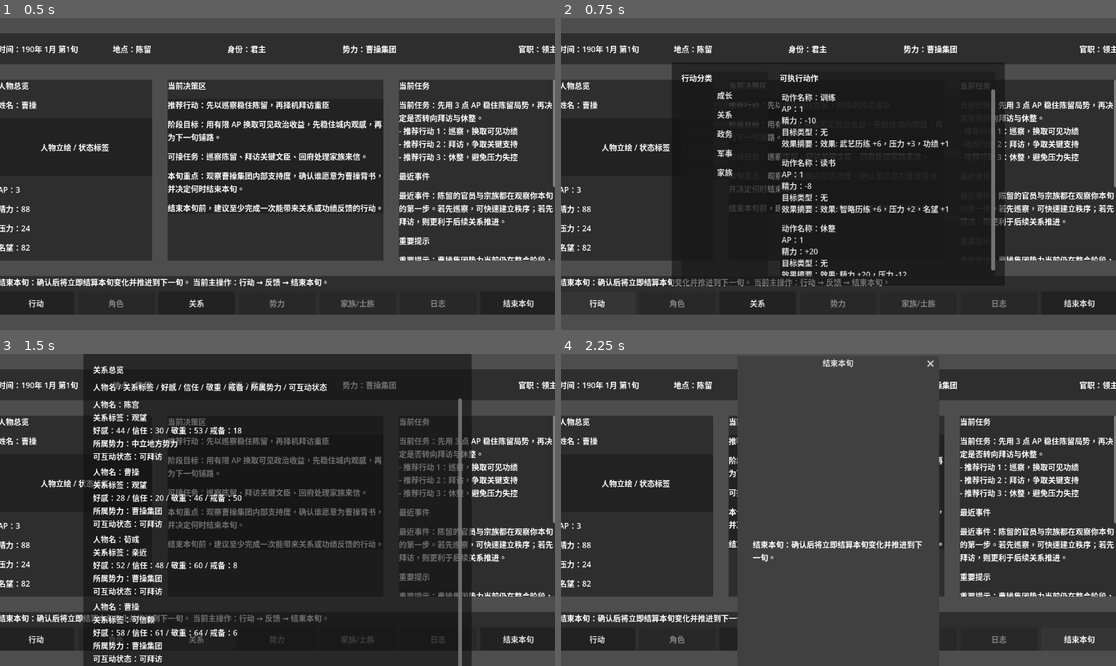
Above: before the commit, frames 1-4 (two rows, left to right).
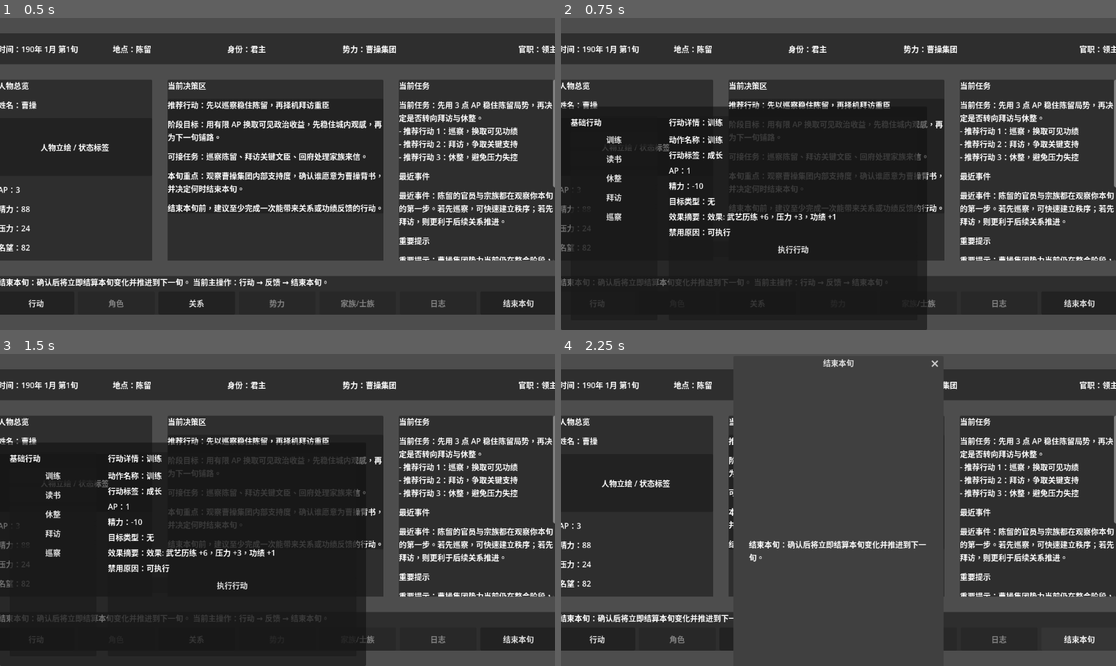
Above: after the commit, the same moments.

Repository: brand6/three-kingdoms-simulator
Game: Godot game, scene res://scenes/main/MainScene.tscn
Two runs of this game, one before a commit and one after it. Both use one fixed random seed, a clock stepped at 60 frames per second and the inputs below.
Inputs:
- Up to frame 1 (0.5 s): no input
- Up to frame 2 (0.75 s): click "行动" at 0.5 s
- Up to frame 3 (1.5 s): click "关系" at 1.25 s
- Up to frame 4 (2.25 s): click "结束本旬" at 2 s

Frame 1 is identical in both runs. In frame 2, 19% of the frame differs, in the area x 0-80%, y 14-100%; in frame 3, 24%, in the area x 0-85%, y 0-100%; in frame 4, 1.2%.
Error before the commit: Parse Error: Cannot infer the type of "left" variable because the value doesn't have a set type. (res://scripts/ui/CharacterSelectorDialog.gd:114)

Commit message:
feat(02-06): wire floating menu and shared selector flow
- replace category-first action popup with five-action left rail and detail pane

- route visit and relation through the shared sortable selector and profile panel

Diff:
--- /dev/null
+++ b/three-kingdoms-simulator/scripts/tests/phase2_hud_menu_selector_regression.gd
@@ -0,0 +1,75 @@
+extends SceneTree
+
+const MAIN_SCENE := preload("res://scenes/main/MainScene.tscn")
+
+
+func _init() -> void:
+	call_deferred("_run")
+
+
+func _run() -> void:
+	var main_scene := MAIN_SCENE.instantiate()
+	root.add_child(main_scene)
+	main_scene.name = "MainScene"
+	await process_frame
+	await process_frame
+	await process_frame
+
+	var hud = root.get_node("/root/MainScene")
+	hud._on_action_button_pressed()
+	await process_frame
+	_assert_action_menu(hud)
+
+	hud._select_action("visit")
+	hud._refresh_action_menu()
+	hud._open_character_selector("visit")
+	await process_frame
+	var selector = hud._character_selector_dialog
+	_assert_equal(selector.visible, true, "selector visible for visit")
+	var original_ids: Array[String] = selector.get_sorted_character_ids()
+	selector.trigger_sort("favor")
+	await process_frame
+	var sorted_ids: Array[String] = selector.get_sorted_character_ids()
+	if original_ids == sorted_ids:
+		_fail("Sorting by favor should change selector row order.")
+	selector.hide()
+
+	hud._on_relation_button_pressed()
+	await process_frame
+	_assert_equal(selector.visible, true, "selector visible for relation")
+	selector.choose_character("chen_gong")
+	selector.confirm_selection()
+	await process_frame
+	_assert_equal(hud._character_profile_panel.visible, true, "profile panel visible after relation selection")
+	_assert_equal(hud._relation_popup.visible, false, "legacy relation popup should stay hidden")
+
+	main_scene.queue_free()
+	await process_frame
+	quit()
+
+
+func _assert_action_menu(hud: Node) -> void:
+	_assert_equal(hud._action_menu_popup.visible, true, "action popup visible")
+	var labels: Array[String] = []
+	for child in hud._category_list.get_children():
+		if child is Button:
+			labels.append(child.text)
+	_assert_equal(labels, ["训练", "读书", "休整", "拜访", "巡察"], "left rail basic actions")
+	if labels.has("成长") or labels.has("关系"):
+		_fail("Left rail should not show old category labels.")
+	var detail_text := ""
+	for child in hud._action_list.get_children():
+		if child is Label:
+			detail_text += child.text + "\n"
+	if not detail_text.contains("说明") and not detail_text.contains("效果摘要"):
+		_fail("Action detail panel should describe the selected action.")
+
+
+func _assert_equal(actual: Variant, expected: Variant, label: String) -> void:
+	if actual != expected:
+		_fail("%s expected '%s' but found '%s'." % [label, expected, actual])
+
+
+func _fail(message: String) -> void:
+	push_error(message)
+	quit(1)
--- a/three-kingdoms-simulator/scripts/ui/CharacterSelectorDialog.gd
+++ b/three-kingdoms-simulator/scripts/ui/CharacterSelectorDialog.gd
@@ -111,8 +111,8 @@
 func _sorted_rows() -> Array:
 	var sorted_rows: Array = _rows.duplicate()
 	sorted_rows.sort_custom(func(a: Variant, b: Variant) -> bool:
-		var left := a.get(_sort_key)
-		var right := b.get(_sort_key)
+		var left: Variant = a.get(_sort_key)
+		var right: Variant = b.get(_sort_key)
 		if typeof(left) == TYPE_STRING:
 			var left_text := str(left)
 			var right_text := str(right)
--- a/three-kingdoms-simulator/scripts/ui/MainHUD.gd
+++ b/three-kingdoms-simulator/scripts/ui/MainHUD.gd
@@ -12,14 +12,15 @@
 const EMPTY_NOTICE_BODY := "结束本旬前请确认 AP 是否用尽，并留意是否还有值得拜访的对象。"
 const EXPLANATION_TEXT := "先点行动安排本旬事务；准备完毕后可直接结束本旬。"
 const END_TURN_TEXT := "结束本旬：确认后将立即结算本旬变化并推进到下一旬。"
-const PHASE2_CATEGORIES := ["成长", "关系", "政务", "军事", "家族"]
-const ACTION_MENU_EMPTY_HEADING := "当前分类暂无可执行行动"
-const ACTION_MENU_EMPTY_BODY := "请切换其他分类，或等待 AP、精力、地点与目标条件满足后再试。"
+const ACTION_MENU_EMPTY_HEADING := "当前暂无可显示行动"
+const ACTION_MENU_EMPTY_BODY := "请确认会话是否已正确载入，再尝试打开行动菜单。"
 const ACTION_LABEL_NAME := "动作名称"
+const ACTION_LABEL_CATEGORY := "行动标签"
 const ACTION_LABEL_AP := "AP"
 const ACTION_LABEL_ENERGY := "精力"
 const ACTION_LABEL_TARGET := "目标类型"
 const ACTION_LABEL_EFFECT := "效果摘要"
+const ACTION_LABEL_DISABLED := "禁用原因"
 const REASON_NO_AP := "AP 不足"
 const REASON_NO_ENERGY := "精力不足"
 const REASON_WRONG_LOCATION := "当前地点不可执行"
@@ -34,6 +35,8 @@
 const XUN_SUMMARY_STATS := "主要数值变化"
 const XUN_SUMMARY_RELATIONS := "关系变化摘要"
 const XUN_SUMMARY_PROMPTS := "新提示"
+const ACTION_POPUP_SIZE := Vector2i(760, 360)
+const END_XUN_DIALOG_SIZE := Vector2i(420, 180)
 
 @onready var _time_label: Label = get_node("MarginContainer/VBoxContainer/TopBar/TopBarContent/TimeLabel")
 @onready var _city_label: Label = get_node("MarginContainer/VBoxContainer/TopBar/TopBarContent/CityLabel")
@@ -62,21 +65,24 @@
 @onready var _relation_button: Button = get_node("MarginContainer/VBoxContainer/BottomBar/BottomBarContent/NavigationRow/RelationButton")
 @onready var _end_turn_button: Button = get_node("MarginContainer/VBoxContainer/BottomBar/BottomBarContent/NavigationRow/EndTurnButton")
 @onready var _action_menu_popup: PopupPanel = get_node("ActionMenuPopup")
+@onready var _category_heading: Label = get_node("ActionMenuPopup/ActionMenuMargin/ActionMenuLayout/CategoryPanel/CategoryContent/CategoryHeading")
 @onready var _category_list: VBoxContainer = get_node("ActionMenuPopup/ActionMenuMargin/ActionMenuLayout/CategoryPanel/CategoryContent/CategoryList")
+@onready var _action_heading: Label = get_node("ActionMenuPopup/ActionMenuMargin/ActionMenuLayout/ActionPanel/ActionContent/ActionHeading")
 @onready var _action_list: VBoxContainer = get_node("ActionMenuPopup/ActionMenuMargin/ActionMenuLayout/ActionPanel/ActionContent/ActionListScroll/ActionList")
 @onready var _action_empty_state: Label = get_node("ActionMenuPopup/ActionMenuMargin/ActionMenuLayout/ActionPanel/ActionContent/ActionEmptyState")
 @onready var _target_picker_dialog: ConfirmationDialog = get_node("TargetPickerDialog")
 @onready var _target_list: VBoxContainer = get_node("TargetPickerDialog/TargetPickerMargin/TargetPickerContent/TargetListScroll/TargetList")
 @onready var _relation_popup: PopupPanel = get_node("RelationPopup")
 @onready var _relation_list: VBoxContainer = get_node("RelationPopup/RelationMargin/RelationContent/RelationListScroll/RelationList")
+@onready var _character_selector_dialog: ConfirmationDialog = get_node("CharacterSelectorDialog")
+@onready var _character_profile_panel: PopupPanel = get_node("CharacterProfilePanel")
 @onready var _action_result_dialog: AcceptDialog = get_node("ActionResultDialog")
 @onready var _action_result_body: Label = get_node("ActionResultDialog/ActionResultMargin/ActionResultBody")
 @onready var _end_xun_dialog: ConfirmationDialog = get_node("EndXunDialog")
 @onready var _xun_summary_dialog: AcceptDialog = get_node("XunSummaryDialog")
 @onready var _xun_summary_body: Label = get_node("XunSummaryDialog/XunSummaryMargin/XunSummaryBody")
 
-var _selected_category: String = "成长"
-var _pending_target_action_id: String = ""
+var _selected_action_id: String = "train"
 
 
 func _game_root() -> Node:
@@ -97,7 +103,10 @@
 	_relation_button.pressed.connect(_on_relation_button_pressed)
 	_end_turn_button.pressed.connect(_on_end_turn_button_pressed)
 	_target_picker_dialog.confirmed.connect(_on_target_picker_confirmed)
+	_character_selector_dialog.row_chosen.connect(_on_character_selector_row_chosen)
 	_end_xun_dialog.confirmed.connect(_on_end_xun_confirmed)
+	_end_xun_dialog.get_ok_button().text = "确认"
+	_end_xun_dialog.get_cancel_button().text = "取消"
 	if Engine.is_editor_hint():
 		return
 	call_deferred("_bootstrap_default_entry")
@@ -312,54 +321,100 @@
 
 
 func _on_action_button_pressed() -> void:
-	_selected_category = PHASE2_CATEGORIES[0]
 	_refresh_action_menu()
-	_action_menu_popup.popup_centered_ratio(0.6)
+	_popup_action_menu()
 
 
 func _on_relation_button_pressed() -> void:
-	_refresh_relation_popup()
-	_relation_popup.popup_centered_ratio(0.7)
+	_open_character_selector("relation")
 
 
 func _refresh_overlay_data() -> void:
 	_refresh_action_menu()
-	_refresh_relation_popup()
 
 
 func _refresh_action_menu() -> void:
+	_category_heading.text = "基础行动"
+	_action_heading.text = "行动详情"
 	_clear_children(_category_list)
 	_clear_children(_action_list)
-	for category in PHASE2_CATEGORIES:
+	var actions: Array = _game_root().call("get_available_phase2_actions")
+	if actions.is_empty():
+		_action_empty_state.visible = true
+		_action_empty_state.text = "%s\n%s" % [ACTION_MENU_EMPTY_HEADING, ACTION_MENU_EMPTY_BODY]
+		return
+	var action_ids := _action_ids(actions)
+	if not action_ids.has(_selected_action_id):
+		_selected_action_id = str(actions[0].id)
+	for spec in actions:
 		var button := Button.new()
-		button.text = category
+		button.text = str(spec.display_name)
 		button.size_flags_horizontal = Control.SIZE_EXPAND_FILL
-		button.theme_type_variation = &"PrimaryButton" if category == _selected_category else &"Button"
+		button.theme_type_variation = &"PrimaryButton" if str(spec.id) == _selected_action_id else &"Button"
+		button.tooltip_text = _format_action_row(spec)
 		button.pressed.connect(func() -> void:
-			_selected_category = category
+			_select_action(str(spec.id))
 			_refresh_action_menu()
 		)
 		_category_list.add_child(button)
-
-	var actions: Array = _game_root().call("get_available_phase2_actions")
-	var shown_count := 0
+	_action_empty_state.visible = false
+	var selected_spec = _find_action_spec(actions, _selected_action_id)
+	if selected_spec != null:
+		_render_action_detail(selected_spec)
+
+
+func _render_action_detail(spec: Variant) -> void:
+	_action_heading.text = "行动详情：%s" % spec.display_name
+	for line in [
+		"%s：%s" % [ACTION_LABEL_NAME, spec.display_name],
+		"%s：%s" % [ACTION_LABEL_CATEGORY, spec.category_id],
+		"%s：%d" % [ACTION_LABEL_AP, spec.ap_cost],
+		"%s：%s" % [ACTION_LABEL_ENERGY, _signed_value(spec.energy_delta)],
+		"%s：%s" % [ACTION_LABEL_TARGET, _localized_target_type(spec.target_type)],
+		"%s：%s" % [ACTION_LABEL_EFFECT, spec.effect_summary],
+	]:
+		var label := Label.new()
+		label.autowrap_mode = TextServer.AUTOWRAP_WORD_SMART
+		label.text = line
+		_action_list.add_child(label)
+	var disabled_reason := str(spec.disabled_reason)
+	var reason_label := Label.new()
+	reason_label.autowrap_mode = TextServer.AUTOWRAP_WORD_SMART
+	reason_label.text = "%s：%s" % [ACTION_LABEL_DISABLED, disabled_reason if not disabled_reason.is_empty() else "可执行"]
+	_action_list.add_child(reason_label)
+	var button := Button.new()
+	button.size_flags_horizontal = Control.SIZE_EXPAND_FILL
+	button.disabled = not disabled_reason.is_empty()
+	button.text = "选择目标" if str(spec.target_type) == "character" else "执行行动"
+	button.pressed.connect(func() -> void:
+		_handle_action_selected(spec)
+	)
+	_action_list.add_child(button)
+
+
+func _select_action(action_id: String) -> void:
+	_selected_action_id = action_id
+
+
+func _action_ids(actions: Array) -> Array:
+	var ids: Array = []
 	for spec in actions:
-		if spec.category_id != _selected_category:
-			continue
-		shown_count += 1
-		var button := Button.new()
-		button.size_flags_horizontal = Control.SIZE_EXPAND_FILL
-		button.alignment = HORIZONTAL_ALIGNMENT_LEFT
-		button.autowrap_mode = TextServer.AUTOWRAP_WORD_SMART
-		button.disabled = not str(spec.disabled_reason).is_empty()
-		button.text = _format_action_row(spec)
-		button.tooltip_text = _format_action_row(spec)
-		button.pressed.connect(func() -> void:
-			_handle_action_selected(spec)
-		)
-		_action_list.add_child(button)
-	_action_empty_state.visible = shown_count == 0
-	_action_empty_state.text = "%s\n%s" % [ACTION_MENU_EMPTY_HEADING, ACTION_MENU_EMPTY_BODY]
+		ids.append(str(spec.id))
+	return ids
+
+
+func _find_action_spec(actions: Array, action_id: String) -> Variant:
+	for spec in actions:
+		if str(spec.id) == action_id:
+			return spec
+	return null
+
+
+func _popup_action_menu() -> void:
+	_action_menu_popup.reset_size()
+	var button_rect := _action_button.get_global_rect()
+	var popup_position := Vector2i(button_rect.position.x, max(24.0, button_rect.position.y - float(ACTION_POPUP_SIZE.y) - 12.0))
+	_action_menu_popup.popup(Rect2i(popup_position, ACTION_POPUP_SIZE))
 
 
 func _format_action_row(spec: Variant) -> String:
@@ -393,13 +448,32 @@
 	if not str(spec.disabled_reason).is_empty():
 		return
 	if spec.id == "visit":
-		_pending_target_action_id = spec.id
-		_refresh_target_picker()
-		_target_picker_dialog.popup_centered_ratio(0.5)
+		_open_character_selector("visit")
 		return
 	var result = _game_root().call("execute_phase2_action", spec.id, "")
 	_show_action_result(result)
 	show_success_state(_game_root().current_session)
+	_refresh_action_menu()
+
+
+func _open_character_selector(context_id: String) -> void:
+	var rows: Array = _game_root().call("get_character_selector_rows", context_id)
+	var heading := "选择拜访目标" if context_id == "visit" else "选择关系对象"
+	var hint := "点击表头可排序；确认后才执行后续动作。"
+	_character_selector_dialog.configure(context_id, rows, heading, hint)
+	_character_selector_dialog.reset_size()
+	_character_selector_dialog.popup_centered(Vector2i(880, 420))
+
+
+func _on_character_selector_row_chosen(character_id: String, context_id: String) -> void:
+	if context_id == "visit":
+		var result = _game_root().call("execute_phase2_action", "visit", character_id)
+		_show_action_result(result)
+		show_success_state(_game_root().current_session)
+		_refresh_action_menu()
+		return
+	var view_data = _game_root().call("get_character_profile_view_data", character_id)
+	_character_profile_panel.show_profile(view_data)
 
 
 func _refresh_target_picker() -> void:
@@ -435,16 +509,7 @@
 
 
 func _on_target_picker_confirmed() -> void:
-	var selected_target_id := ""
-	for child in _target_list.get_children():
-		if child is Button and child.button_pressed:
-			selected_target_id = str(child.get_meta("target_id", ""))
-			break
-	if selected_target_id.is_empty():
-		return
-	var result = _game_root().call("execute_phase2_action", _pending_target_action_id, selected_target_id)
-	_show_action_result(result)
-	show_success_state(_game_root().current_session)
+	return
 
 
 func _refresh_relation_popup() -> void:
@@ -508,7 +573,8 @@
 
 
 func _on_end_turn_button_pressed() -> void:
-	_end_xun_dialog.popup_centered_ratio(0.35)
+	_end_xun_dialog.reset_size()
+	_end_xun_dialog.popup_centered(END_XUN_DIALOG_SIZE)
 
 
 func _on_end_xun_confirmed() -> void:
